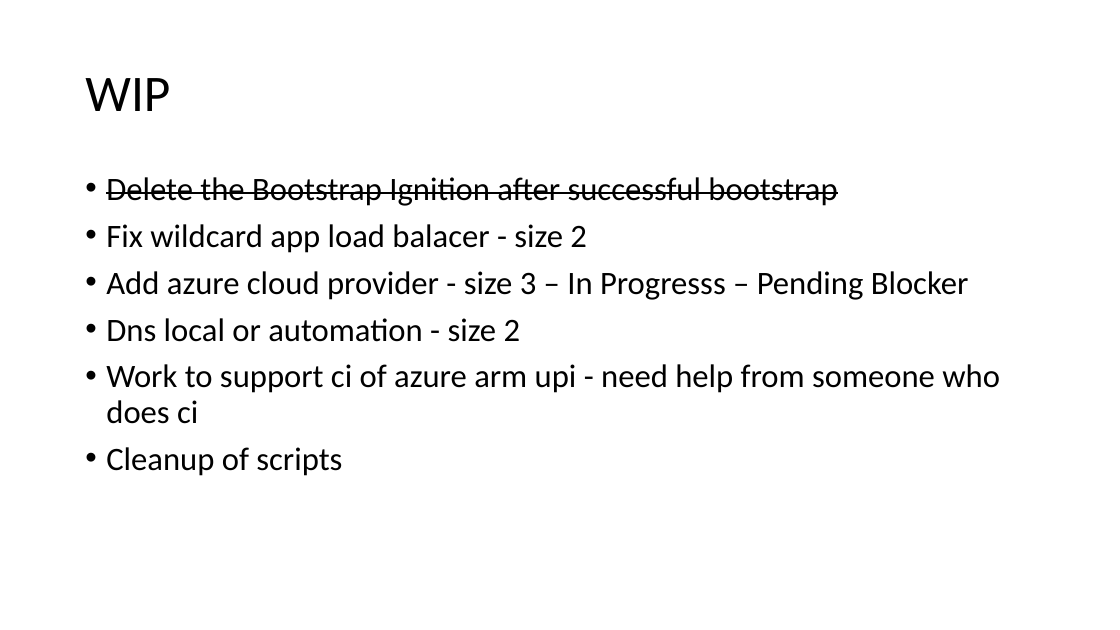
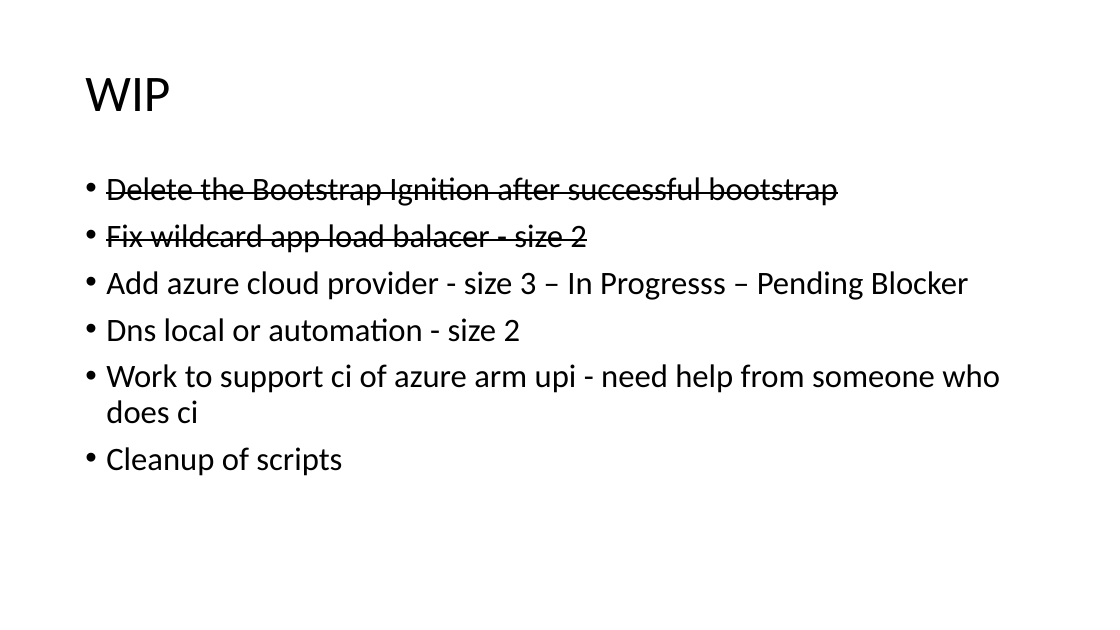
Before and after one commit to glennswest/ocpupi4azure, a slide deck: slide 2 of doc/azocpupidemo3.pptx. Drawn at 1120x630 pixels with LibreOffice and Linux fonts; fonts in the diff are those of the drawing. Boxes give left, top, right and bottom in pixels: in the first picture for what was removed or moved away, otherwise in the second. Text is boxed around its words. In the diff, an @@ line names an element or a change of style, - is before the commit and + after.

```diff
--- a/doc/azocpupidemo3.pptx
+++ b/doc/azocpupidemo3.pptx
@@ text at (x1=106, y1=224, x2=587, y2=253): strikethrough on in "Fix wildcard app load balacer - size ..." @@
```
Also in this commit, not shown: 4 other slides changed, 26 slides added, 1 slide removed, 2 other files.
